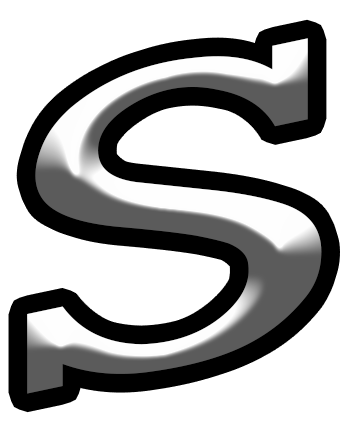
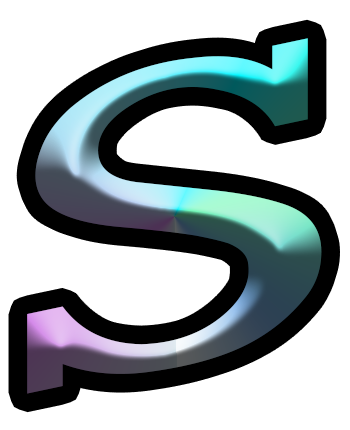
Layers edited between the first and the second 350x430 image:
painted on "S" over [left=27, top=38, right=322, bottom=394]
hid "背景" over [left=27, top=38, right=322, bottom=394]
